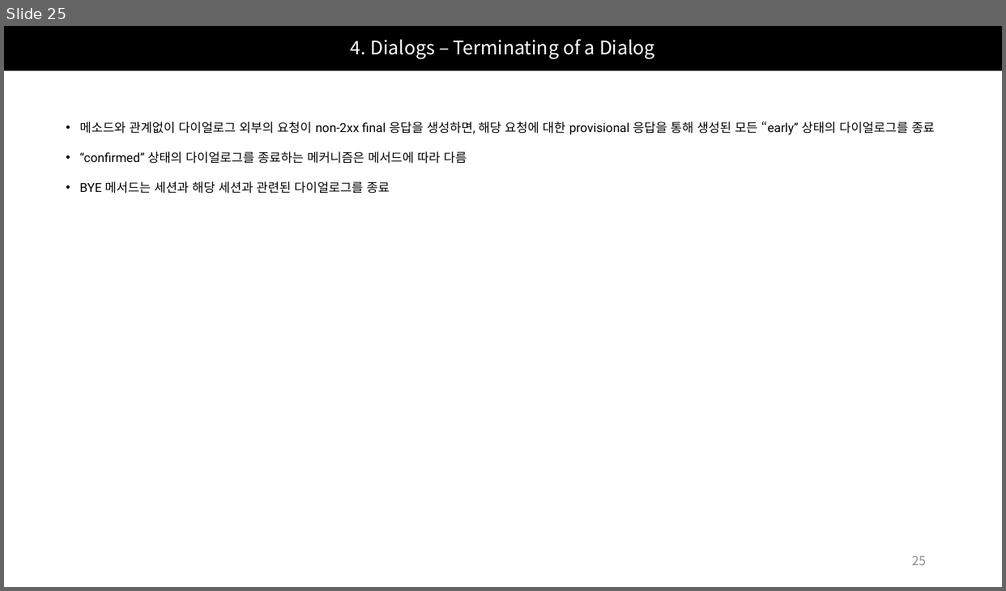
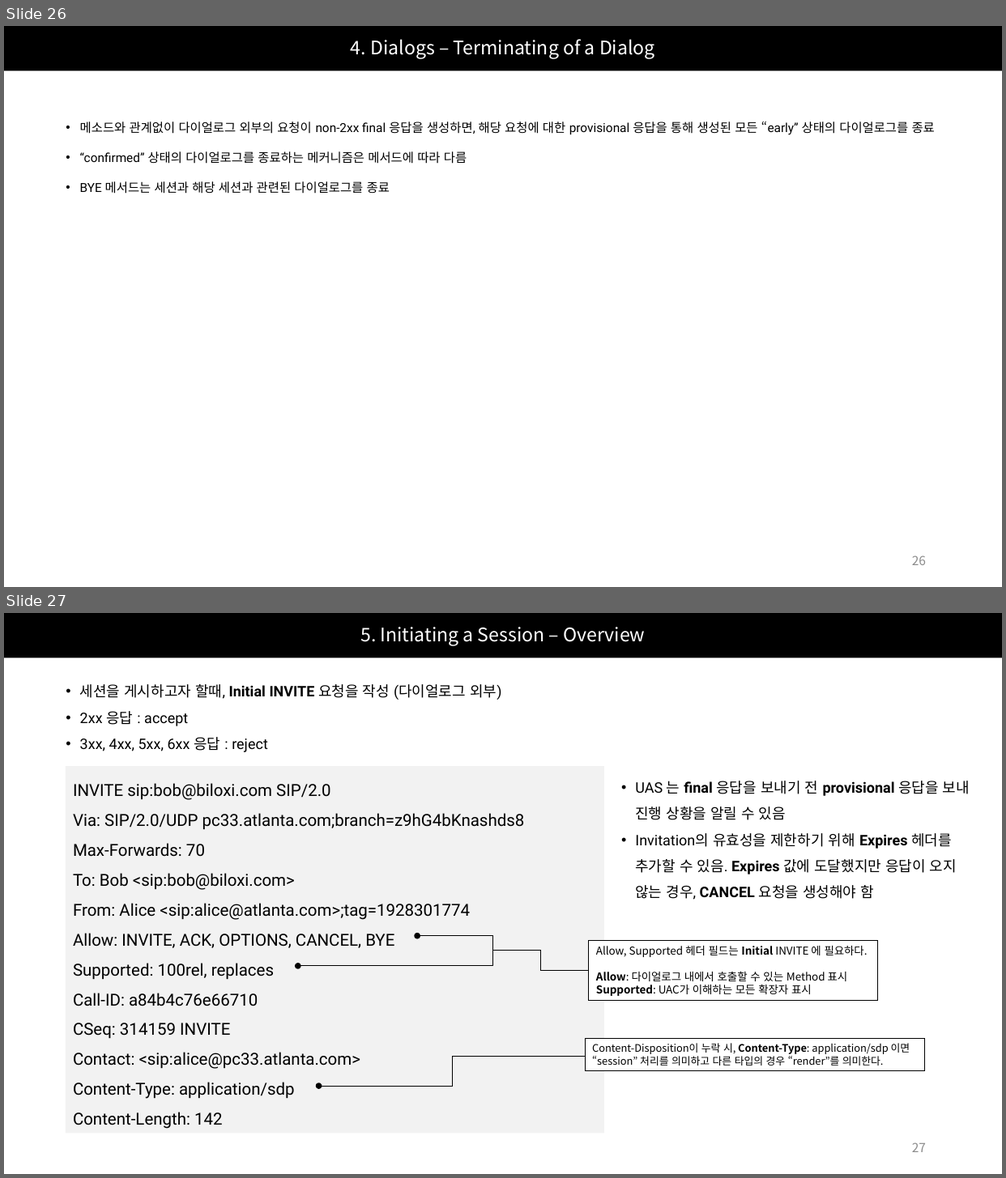
Before and after one commit to Epsilonely/SIP-Survey, a slide deck: 세미나 2차.pptx. Shown one above the other, each under a label of ours: slide 25 before the commit, slides 26 and 27 after it. The pictures are 1006x591 and 1006x1178 pixels, drawn with LibreOffice and Linux fonts; fonts in the diff are those of the drawing. Boxes give left, top, right and bottom in pixels: in the first picture for what was removed or moved away, otherwise in the second. Text is boxed around its words. In the diff, an @@ line names an element or a change of style, - is before the commit and + after.

```diff
--- a/세미나 2차.pptx
+++ b/세미나 2차.pptx
@@ slide 27 added at (x1=4, y1=613, x2=1002, y2=1174), background #FFFFFF @@
@@ title added at (x1=4, y1=613, x2=1002, y2=658), fill #000000, 18 pt, text #FFFFFF @@
+5. Initiating a Session – Overview
@@ text added at (x1=80, y1=684, x2=502, y2=752), 14 pt, text #000000 @@
+• 세션을 게시하고자 할때, Initial INVITE 요청을 작성 (다이얼로그 외부)
+• 2xx 응답 : accept
+• 3xx, 4xx, 5xx, 6xx 응답 : reject
@@ rectangle added at (x1=66, y1=766, x2=604, y2=1133), fill #F2F2F2, 16 pt, text #000000 @@
+INVITE sip:bob@biloxi.com SIP/2.0
+Via: SIP/2.0/UDP pc33.atlanta.com;branch=z9hG4bKnashds8
+Max-Forwards: 70
+To: Bob <sip:bob@biloxi.com>
+From: Alice <sip:alice@atlanta.com>;tag=1928301774
+Allow: INVITE, ACK, OPTIONS, CANCEL, BYE
+Supported: 100rel, replaces
+Call-ID: a84b4c76e66710
+CSeq: 314159 INVITE
+Contact: <sip:alice@pc33.atlanta.com>
+Content-Type: application/sdp
+Content-Length: 142
@@ text added at (x1=635, y1=781, x2=970, y2=900), 14 pt, text #000000 @@
+• UAS 는 final 응답을 보내기 전 provisional 응답을 보내
+  진행 상황을 알릴 수 있음
+• Invitation의 유효성을 제한하기 위해 Expires 헤더를 추가할 수 있음. Expires 값에 도달했지만 응답이 오지 않는 경우, CANCEL 요청을 생성해야 함
@@ elbow double arrow added from (417, 936) to (298, 966), #000000 0.75 pt @@
@@ elbow line added from (589, 971) to (493, 950), #000000 0.5 pt @@
@@ rectangle added at (x1=589, y1=941, x2=878, y2=1002), fill #FFFFFF, outline #000000 0.75 pt, 10.5 pt, text #000000 @@
+Allow, Supported 헤더 필드는 Initial INVITE 에 필요하다.
+Allow: 다이얼로그 내에서 호출할 수 있는 Method 표시
+Supported: UAC가 이해하는 모든 확장자 표시
@@ rectangle added at (x1=585, y1=1038, x2=925, y2=1071), fill #FFFFFF, outline #000000 0.75 pt, 10 pt, text #000000 @@
+Content-Disposition이 누락 시, Content-Type: application/sdp 이면 “session” 처리를 의미하고 다른 타입의 경우 “render”를 의미한다.
@@ elbow arrow added from (585, 1056) to (319, 1086), #000000 0.5 pt @@
@@ page number added at (x1=912, y1=1143, x2=926, y2=1152), 12 pt, text #8C8C8C @@
+27
@@ what was slide 25 is now slide 26 @@
@@ page number at (x1=912, y1=556, x2=926, y2=565): text changed @@
-25
+26
```
Also in this commit, not shown: 7 slides changed, 10 other slides added.
